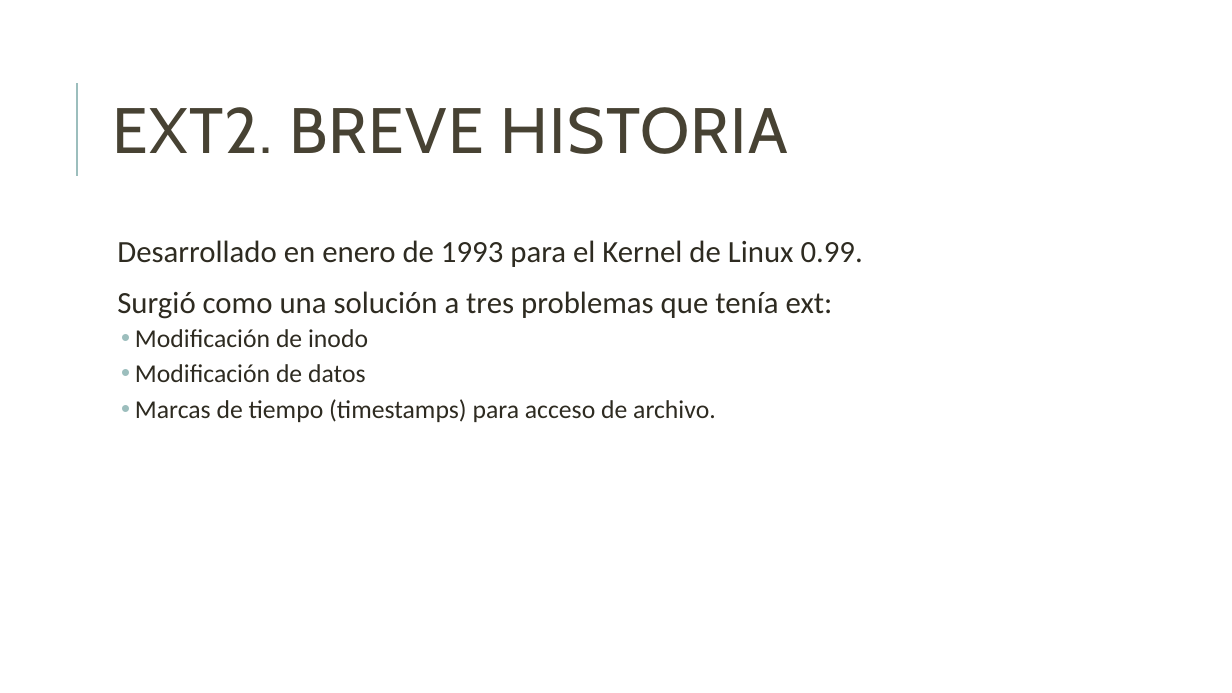
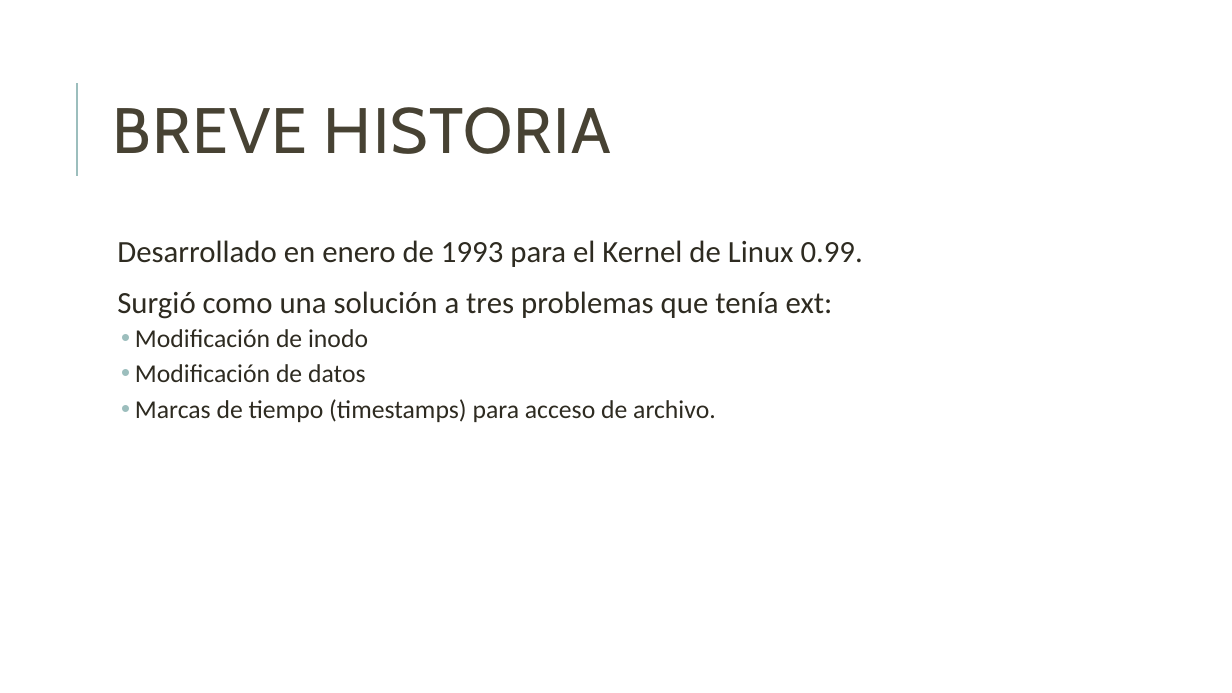
Before and after one commit to unamfi/sistop-2020-1, a slide deck: slide 5 of exposiciones/GonzálezAndrés/Extended.pptx. Drawn at 1232x693 pixels with LibreOffice and Linux fonts; fonts in the diff are those of the drawing. Boxes give left, top, right and bottom in pixels: in the first picture for what was removed or moved away, otherwise in the second. Text is boxed around its words. In the diff, an @@ line names an element or a change of style, - is before the commit and + after.

```diff
--- a/exposiciones/GonzálezAndrés/Extended.pptx
+++ b/exposiciones/GonzálezAndrés/Extended.pptx
@@ title at [113, 107, 611, 154]: text changed @@
-EXT2. BREVE HISTORIA
+BREVE HISTORIA
```
Also in this commit, not shown: 1 other slide changed, 7 slides added.
